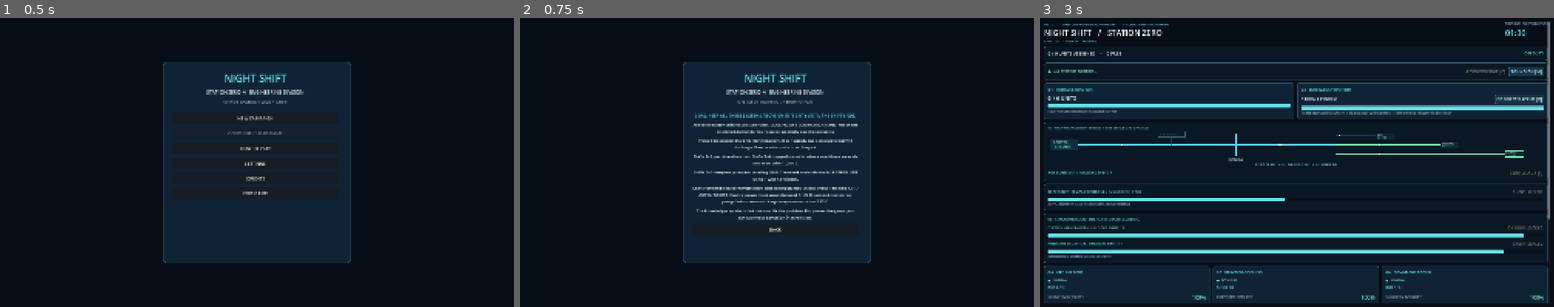
Above: before the commit, frames 1-3 (left to right).
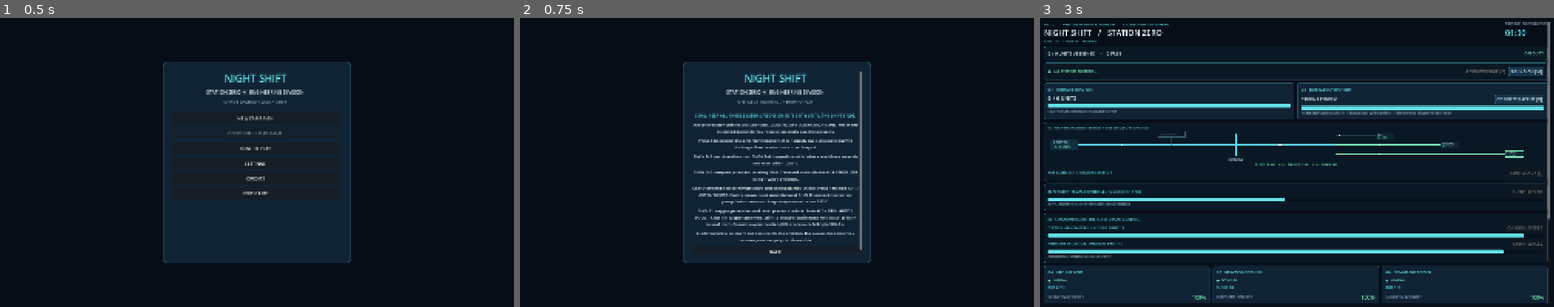
Above: after the commit, the same moments.

Repository: JIGSAW-HJH/GameDev
Game: Godot game, scene res://scenes/main.tscn
The game is run twice, just before and just after one commit, with the same random seed, the same clock (stepped at 60 frames per second) and the same inputs.
Inputs:
- Up to frame 1 (0.5 s): no input
- Up to frame 2 (0.75 s): click "HOW TO PLAY" at 0.5 s
- Up to frame 3 (3 s): click "CONNECT BACKUP [B]" at 1.25 s; click "BACK" at 2 s; click "NEW CAMPAIGN" at 2.75 s

Frame 1 is identical in both runs. In frame 2, 1.5% of the frame differs, in the area x 34-67%, y 18-82%; in frame 3, nothing differs.

Commit message:
V0.9 remappable oxygen and cabin seal controls, tutorial and campaign phase

Diff:
--- a/NightShift-StationZero/scripts/game_menu.gd
+++ b/NightShift-StationZero/scripts/game_menu.gd
@@ -6,14 +6,14 @@
 const SETTINGS_PATH := "user://station_zero_settings.cfg"
 const ACTIONS := [
     "life_up", "life_down", "cool_up", "cool_down", "comms_up", "comms_down",
-    "battery", "ack", "breaker_1", "breaker_2", "breaker_3", "mute", "service", "pump"
+    "battery", "ack", "breaker_1", "breaker_2", "breaker_3", "mute", "service", "pump", "oxygen", "seal"
 ]
 const ACTION_LABELS := [
     "Life support +", "Life support -", "Cooling +", "Cooling -",
     "Communications +", "Communications -", "Toggle battery", "Acknowledge alarm",
-    "Reset breaker 1", "Reset breaker 2", "Reset breaker 3", "Mute audio", "Service auxiliary", "Cycle cooling pump"
+    "Reset breaker 1", "Reset breaker 2", "Reset breaker 3", "Mute audio", "Service auxiliary", "Cycle cooling pump", "Cycle oxygen generator", "Seal cabin leak"
 ]
-const DEFAULT_KEYS := [KEY_Q, KEY_A, KEY_W, KEY_S, KEY_E, KEY_D, KEY_B, KEY_C, KEY_1, KEY_2, KEY_3, KEY_M, KEY_T, KEY_P]
+const DEFAULT_KEYS := [KEY_Q, KEY_A, KEY_W, KEY_S, KEY_E, KEY_D, KEY_B, KEY_C, KEY_1, KEY_2, KEY_3, KEY_M, KEY_T, KEY_P, KEY_G, KEY_H]
 const CYAN := Color("#65e2e8")
 const WHITE := Color("#e7f3f7")
 const MUTED := Color("#8ba6b7")
@@ -226,7 +226,9 @@
         return "REACTOR STABILITY"
     if next_num <= 8:
         return "AUXILIARY OPERATIONS"
-    return "THERMAL OPERATIONS"
+    if next_num <= 10:
+        return "THERMAL OPERATIONS"
+    return "ATMOSPHERIC OPERATIONS"
 
 func _start_next_shift() -> void:
     game.start_next_shift()
@@ -354,6 +356,7 @@
     content.add_child(_label("Shifts 1–2: practice allocation. Shifts 3–4: tripped circuit breakers; wait three seconds and reset with 1, 2 or 3.", 15))
     content.add_child(_label("Shifts 5–6: temporary reactor derating. Shift 7 onward: maintain the AUX STABILISER using T when available.", 15))
     content.add_child(_label("Shift 9 onward: reactor temperature and cooling pumps unlock. Press P to cycle OFF / AUTO / BOOST. Cooling power must meet demand. Shift 10 onward: temporary pump faults can occur. Keep temperature below 130°C.", 15))
+    content.add_child(_label("Shift 11: oxygen generation and cabin pressure unlock. Press G for OFF / AUTO / BOOST. Keep life support powered. Shift 12 onward: cabin leaks may occur; press H to seal them. Prevent oxygen reaching 0% or pressure falling to 50 kPa.", 15))
     content.add_child(_label("C acknowledges an alarm but does not fix the problem. Esc pauses the game; you can save your campaign in three slots.", 15))
     _button("BACK", _info_back)
 
